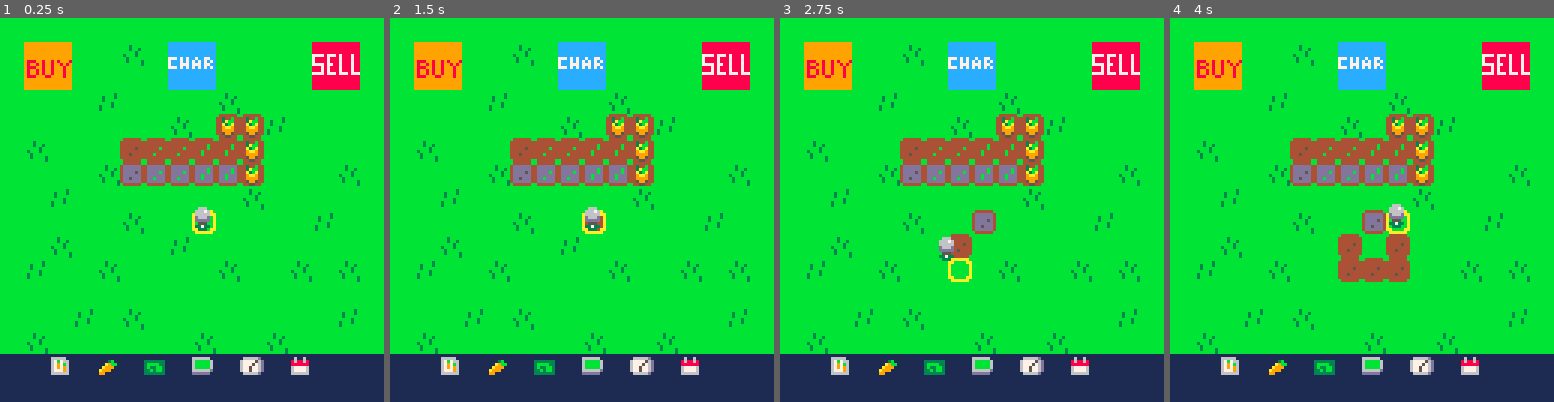
Above: before the commit, frames 1-4 (left to right).
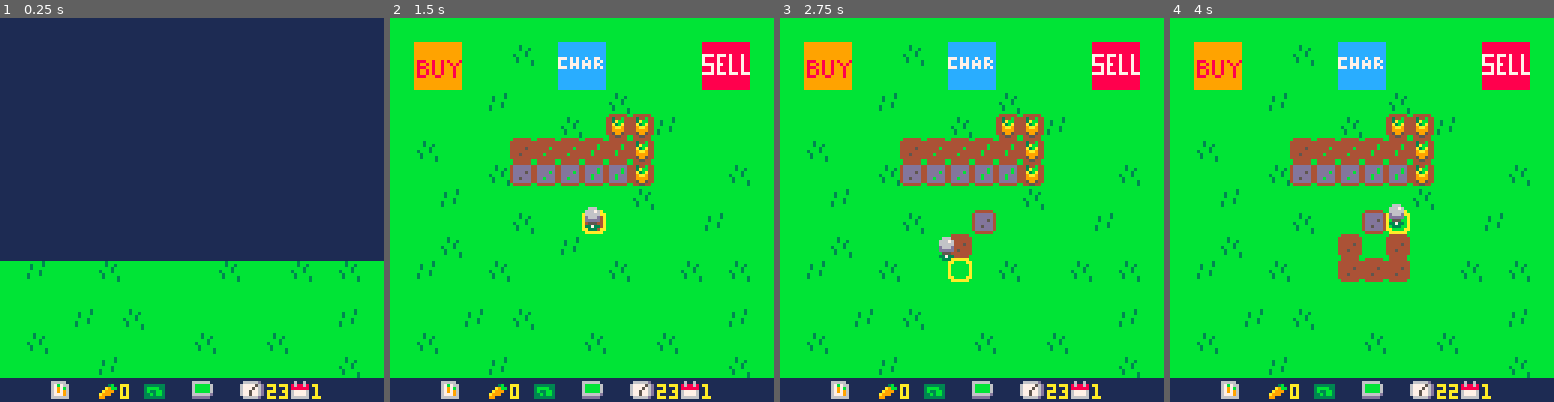
Above: after the commit, the same moments.

Repository: TheCodeDiver/gamedev
Game: PICO-8 cartridge carts/spacecat/farmtut.p8
The game is run twice, just before and just after one commit, with the same random seed, the same clock (stepped at 60 frames per second) and the same inputs.
Inputs:
- Up to frame 1 (0.25 s): no input
- Up to frame 2 (1.5 s): tap O (Z key) at 0.33, 0.7, 1.43 s; tap X (X key) at 1.07 s
- Up to frame 3 (2.75 s): hold Left 1.97-2.37 s; tap X (X key) at 2.07, 2.4, 2.73 s; tap O (Z key) at 2.22 s; hold Down from 2.42 s (still down)
- Up to frame 4 (4 s): release Down at 2.82 s; hold Right 2.87-3.53 s; tap X (X key) at 3.07, 3.4, 3.73 s; tap O (Z key) at 3.1, 3.98 s; hold Up from 3.58 s (still down)

The runs differ from the first frame. In frame 1, 71% of the frame differs, in the area x 0-100%, y 0-100%; in frame 2, 7.6%; in frame 3, 7.6%; in frame 4, 7.6%.

Commit message:
5-6 complete

Diff:
--- a/carts/spacecat/farmtut.p8
+++ b/carts/spacecat/farmtut.p8
@@ -2,17 +2,25 @@
 version 43
 __lua__
 function _init()
+	icrops()
 	iplr()
+	idays()
+	trans()
 end
 
 function _update()
 	uplr()
 	uactions()
+	udays()
 end
 
 function _draw()
 	map()
 	dplr()
+	print(flr(clock),89,122,10)
+	print(day,104,122,10)
+	print(carrots,40,122,10)
+	dtrans()
 end
 
 -->8
@@ -63,9 +71,69 @@
 			mset(tile.x,tile.y,33)
 		elseif fget(sp,1) then
 			mset(tile.x,tile.y,sp+16)
+		elseif fget(sp,3) then
+			mset(tile.x,tile.y,52)
+			harvest()
+		elseif fget(sp,4) then
+			day+=1
+			clock=24
+			trans()
+			grow()
 		end
 
 	end
+end
+-->8
+--day cycle--
+
+function idays()
+	day=1
+	clock=24
+end
+
+function udays()
+	clock-=.01
+end
+
+--transition--
+
+function itrans()
+	ttime=128
+end
+
+function trans()
+	ttime=0
+end
+
+function dtrans()
+	ttime+=6
+	if ttime<128 then
+		rectfill(0,0,128,128-ttime,1)
+	end
+end
+-->8
+--grow--
+
+function grow()
+ for tx=0,15 do
+ 	for ty=0,15 do
+ 		local sp=(mget(tx,ty))
+ 		if fget(sp,2) then
+ 			mset(tx,ty,sp-15)
+ 		end
+ 	end
+ end
+end
+-->8
+--inventory--
+
+function icrops()
+	carrots=0
+	seeds=0
+end
+
+function harvest()
+	carrots+=1
 end
 __gfx__
 00000000bbbbbbbbbbbbbbbbbbbbbbbb0aaaaaa00000000000000000000000000000000000000000000666000000000099999999999999998888888888888888
@@ -92,16 +160,16 @@
 0000000044454444444b4444444b44444499994400000000167779611a99911133b3bb31666666d16775776d16777761777c7c7cc7cc77cc0000000000000000
 000000004444444444444444444444444459954400000000166666611991111133333331dddddd11166666d1166666617ccc7c7c7c7c7c7c0000000000000000
 00000000b444444bb444444bb444444bb445544b000000001111111111111111111111111111111111111111111111117ccc777c777c77cc0000000000000000
-00000000b444444bb444444bb444444b0000000000000000000000000000000000000000000000000000000000000000777c7c7c7c7c7c7c0000000000000000
-000000004dddddd44dddddd44dddddd40000000000000000000000000000000000000000000000000000000000000000cccccccccccccccc0000000000000000
-000000004dddddd44dddddd44ddddbd40000000000000000000000000000000000000000000000000000000000000000cccccccccccccccc0000000000000000
-000000004dddd5d44ddddbd44ddddbd40000000000000000000000000000000000000000000000000000000000000000cccccccccccccccc0000000000000000
-000000004dddddd44dddddd44ddbddd40000000000000000000000000000000000000000000000000000000000000000cccccccccccccccc0000000000000000
-000000004dd5ddd44ddbddd44ddbddd40000000000000000000000000000000000000000000000000000000000000000cccccccccccccccc0000000000000000
-000000004dddddd44dddddd44dddddd40000000000000000000000000000000000000000000000000000000000000000cccccccccccccccc0000000000000000
-00000000b444444bb444444bb444444b0000000000000000000000000000000000000000000000000000000000000000cccccccccccccccc0000000000000000
+00000000b444444bb444444bb444444bbbbbbbbb00000000000000000000000000000000000000000000000000000000777c7c7c7c7c7c7c0000000000000000
+000000004dddddd44dddddd44dddddd4bb4444bb00000000000000000000000000000000000000000000000000000000cccccccccccccccc0000000000000000
+000000004dddddd44dddddd44ddddbd4b442244b00000000000000000000000000000000000000000000000000000000cccccccccccccccc0000000000000000
+000000004dddd5d44ddddbd44ddddbd4b421124b00000000000000000000000000000000000000000000000000000000cccccccccccccccc0000000000000000
+000000004dddddd44dddddd44ddbddd4b411114b00000000000000000000000000000000000000000000000000000000cccccccccccccccc0000000000000000
+000000004dd5ddd44ddbddd44ddbddd4b441144b00000000000000000000000000000000000000000000000000000000cccccccccccccccc0000000000000000
+000000004dddddd44dddddd44dddddd4bb4444bb00000000000000000000000000000000000000000000000000000000cccccccccccccccc0000000000000000
+00000000b444444bb444444bb444444bbbbbbbbb00000000000000000000000000000000000000000000000000000000cccccccccccccccc0000000000000000
 __gff__
-0001010100000000000000000000000000000000000000000000000000000000000202020000000000000000000000000000000000000000000000000000000000000000000000000000000000000000000000000000000000000000000000000000000000000000000000000000000000000000000000000000000000000000
+0001010100000000000000000000000000000000000000000000000000000000000202020800000000000000101000000004040401000000000000001010000000000000000000000000000000000000000000000000000000000000000000000000000000000000000000000000000000000000000000000000000000000000
 0000000000000000000000000000000000000000000000000000000000000000000000000000000000000000000000000000000000000000000000000000000000000000000000000000000000000000000000000000000000000000000000000000000000000000000000000000000000000000000000000000000000000000
 __map__
 0101010101010101010101010101010101010101010101010101010101010101010101010101010101010101010101010101010100000000000000000000000000000000000000000000000000000000000000000000000000000000000000000000000000000000000000000000000000000000000000000000000000000000
@@ -118,8 +186,8 @@
 0101010101010101010101010101010101010101010101010101010101010101010101010101010101010101010101010101010100000000000000000000000000000000000000000000000000000000000000000000000000000000000000000000000000000000000000000000000000000000000000000000000000000000
 0101010201030101010101010101020101010101010101010101010101010101010101010101010101010101010101010101010100000000000000000000000000000000000000000000000000000000000000000000000000000000000000000000000000000000000000000000000000000000000000000000000000000000
 0103010101010101030101030101010101010101010101010101010101010101010101010101010101010101010101010101010100000000000000000000000000000000000000000000000000000000000000000000000000000000000000000000000000000000000000000000000000000000000000000000000000000000
+0101010102010101010101010101030101010101010101010101010101010101010101010101010101010101010101010101010100000000000000000000000000000000000000000000000000000000000000000000000000000000000000000000000000000000000000000000000000000000000000000000000000000000
 1b1b261b271b281b291b2a1b2b1b1b1b01010101010101010101010101010101010101010101010101010101010101010101010100000000000000000000000000000000000000000000000000000000000000000000000000000000000000000000000000000000000000000000000000000000000000000000000000000000
-1b1b1b1b1b1b1b1b1b1b1b1b1b1b1b1b01010101010101010101010101010101010101010101010101010101010101010101010100000000000000000000000000000000000000000000000000000000000000000000000000000000000000000000000000000000000000000000000000000000000000000000000000000000
 0201030101010101020103010101010101010101010101010101010101010101010101010101010101010101010101010101010100000000000000000000000000000000000000000000000000000000000000000000000000000000000000000000000000000000000000000000000000000000000000000000000000000000
 0101010101010201010101010101010101010101010101010101010101010101010101010101010101010101010101010101010100000000000000000000000000000000000000000000000000000000000000000000000000000000000000000000000000000000000000000000000000000000000000000000000000000000
 0201010201010101010201010103010101010101010101010101010101010101010101010101010101010101010101010101010100000000000000000000000000000000000000000000000000000000000000000000000000000000000000000000000000000000000000000000000000000000000000000000000000000000
